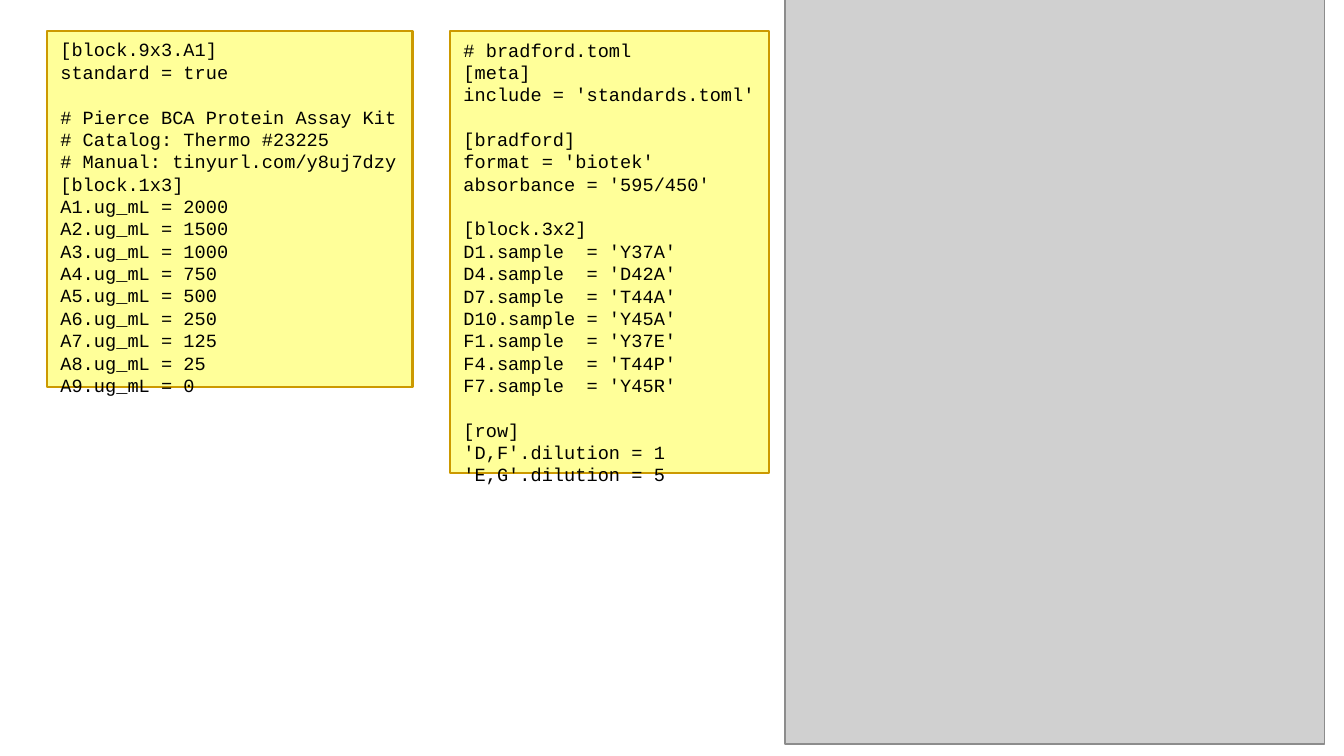
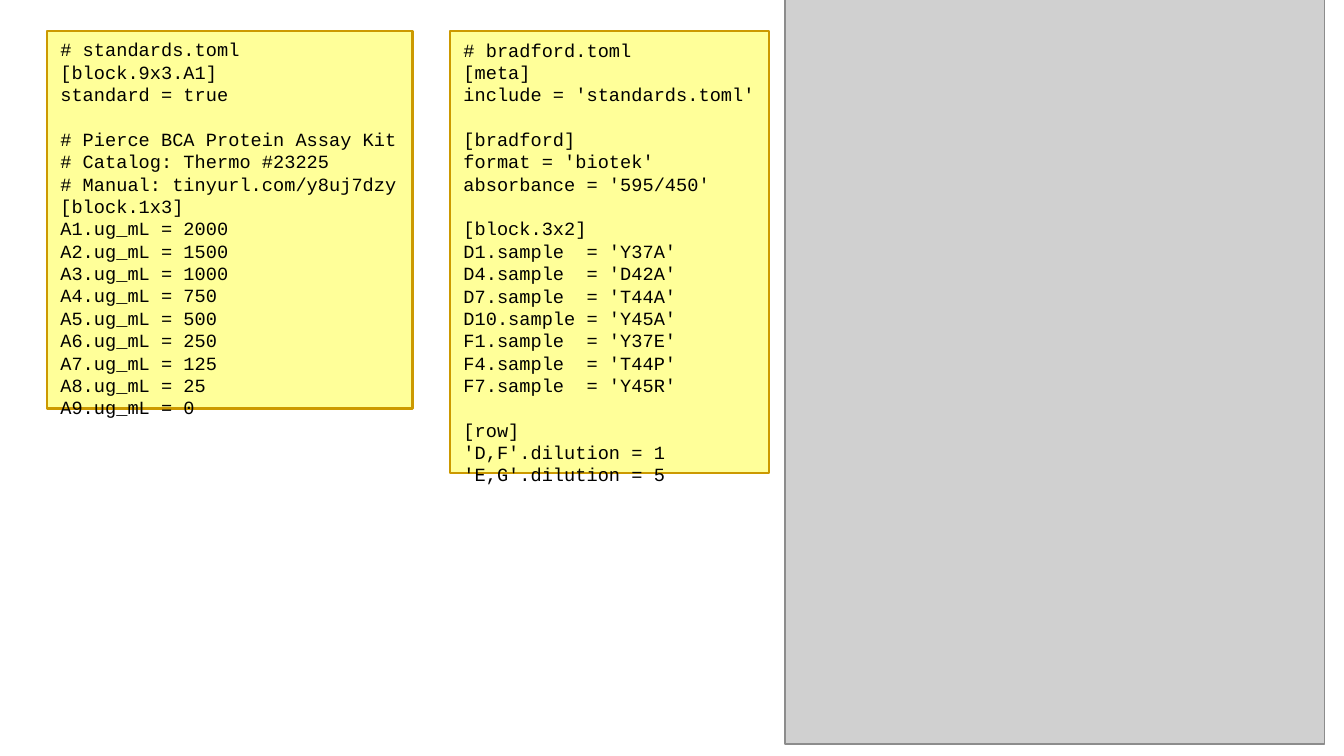
Before and after one commit to kalekundert/wellmap, a slide deck: slide 7 of docs/slides/wellmap_pitch.odp. Drawn at 1344x756 pixels with LibreOffice and Linux fonts; fonts in the diff are those of the drawing; grey boxes stand for pictures. Boxes give left, top, right and bottom in pixels: in the first picture for what was removed or moved away, otherwise in the second. Text is boxed around its words. In the diff, an @@ line names an element or a change of style, - is before the commit and + after.

```diff
--- a/docs/slides/wellmap_pitch.odp
+++ b/docs/slides/wellmap_pitch.odp
@@ rectangle "# standards.toml": place and size @@
-rectangle "# standards.toml" at <box>48,32,413,388</box>
+rectangle "# standards.toml" at <box>48,32,413,410</box>
@@ text in rectangle at <box>83,43,240,57</box>: paragraph added @@
+# standards.toml
```
Also in this commit, not shown: 3 other slides changed, 1 slide added, 2 slides removed, 2 other files.
